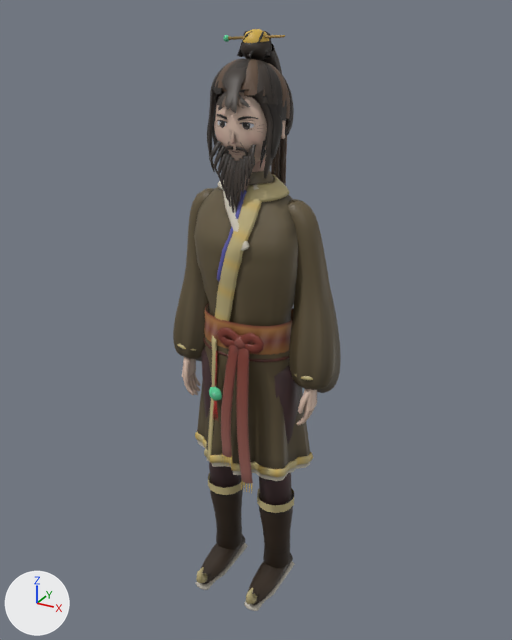
The glTF model assets/characters/archer_kong.glb as it was, and as the next commit left it.
One viewpoint serves both versions: a 50 mm camera at (1.053, -1.882, 1.989) aimed at (0.003, 0.027, 1.035). Arrows for +X, +Y and +Z are at lower left; the lights stay in place. The picture after the commit comes second. Vertices at exactly the same position are counted once.

Script lines for the objects in view, before the commit:
```python
me_body = bpy.data.meshes.new('body')
me_body.from_pydata(...)  # 22433 vertices, 43038 faces; spans x -0.3..0.3, y -0.22..0.2, z 0.0..1.94
# faces by material slot: [38114, 4828, 96]
me_body.materials.append(mat_toon)
me_body.materials.append(mat_plain)
me_body.materials.append(mat_glow)
ob_body = bpy.data.objects.new('body', me_body)
ob_body.location = (0.0, 0.0, 0.0)
```
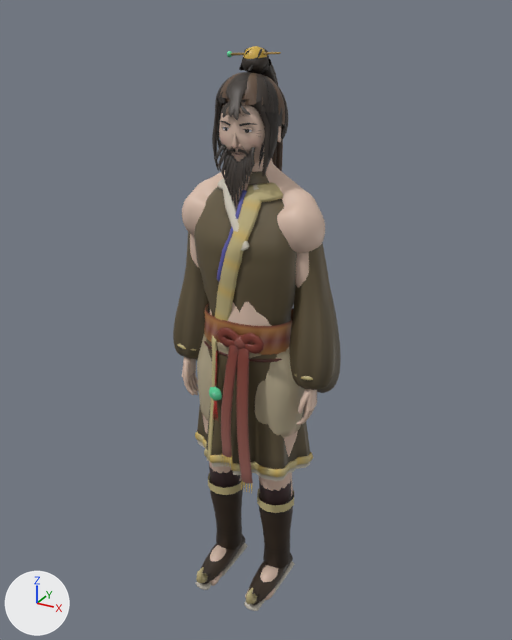
Boxes (x1, y1, x2, y2) around the edits, measured in the pictures (512 x 640 px):
'body', reshaped
    before: (173, 29, 341, 611)
    after: (173, 170, 341, 611)
'bare', added (beige)
    after: (182, 158, 325, 600)
'own', added
    after: (182, 46, 317, 426)
    faces in mat_toon: (182, 46, 317, 426)
    faces in mat_plain: (219, 105, 261, 157)
part 1 of me_body, deleted
    before: (182, 29, 315, 426)
part 2 of me_body, cut back (brown)
    before: (214, 91, 287, 180)
part 3 of me_body, recoloured (lighter)
    both: (220, 180, 279, 216)

The change, as a diff of the scene's bpy script:
```diff
--- a/assets/characters/archer_kong.glb.py
+++ b/assets/characters/archer_kong.glb.py
@@ me_body @@
 # used by ob_body; location = (0.0, 0.0, 0.0)
-me_body.from_pydata(...)  # 22433 vertices, 43038 faces; spans x -0.3..0.3, y -0.22..0.2, z 0.0..1.94
+me_body.from_pydata(...)  # 8151 vertices, 15552 faces; spans x -0.3..0.3, y -0.22..0.16, z 0.0..1.65
+# me_body part 1: 163 loose pieces with 12360 vertices, spanning x -0.25..0.25, y -0.13..0.2, z 0.72..1.94, are deleted
+# me_body part 2: 5 vertices moved within x -0.05..0.05, y -0.01..0.06, z 1.57..1.61; 1568 vertices removed from x -0.11..0.11, y -0.11..0.13, z 1.56..1.85; 52 vertices added at x -0.05..0.05, y -0.04..0.06, z 1.57..1.65
+# me_body part 3: 286 kept faces spanning x -0.1..0.12, y -0.11..0.08, z 1.42..1.58 get new vertex colours
+# other edits to the shape of me_body do not show in these pictures
 me_body.materials.append(mat_toon)
-me_body.materials.append(mat_plain)
-me_body.materials.append(mat_glow)
@@ me_own @@
+me_own.from_pydata(...)  # 14561 vertices, 28020 faces; spans x -0.252..0.252, y -0.116..0.179, z 0.725..1.889
+# faces by material slot: [22562, 5362, 96]
+me_own.materials.append(mat_toon)
+me_own.materials.append(mat_plain)
+me_own.materials.append(mat_glow)
@@ me_bare @@
+me_bare.from_pydata(...)  # 5508 vertices, 10984 faces; spans x -0.26..0.26, y -0.17..0.15, z 0.0..1.64
+me_bare.materials.append(mat_toon)
@@ ob_own @@
+ob_own = bpy.data.objects.new('own', me_own)
+ob_own.location = (0.0, 0.0, 0.0)
@@ ob_bare @@
+ob_bare = bpy.data.objects.new('bare', me_bare)
+ob_bare.location = (0.0, 0.0, 0.0)
```
